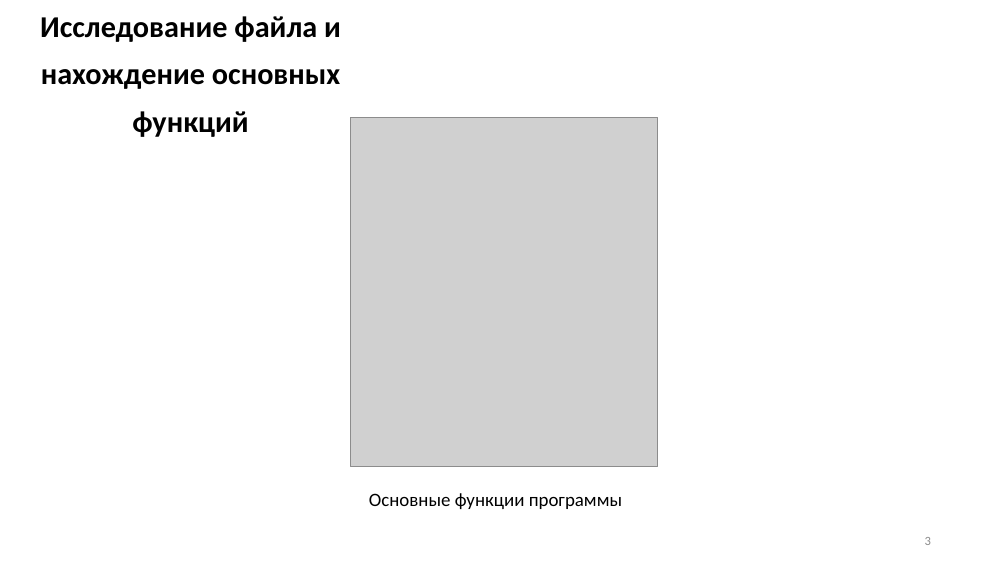
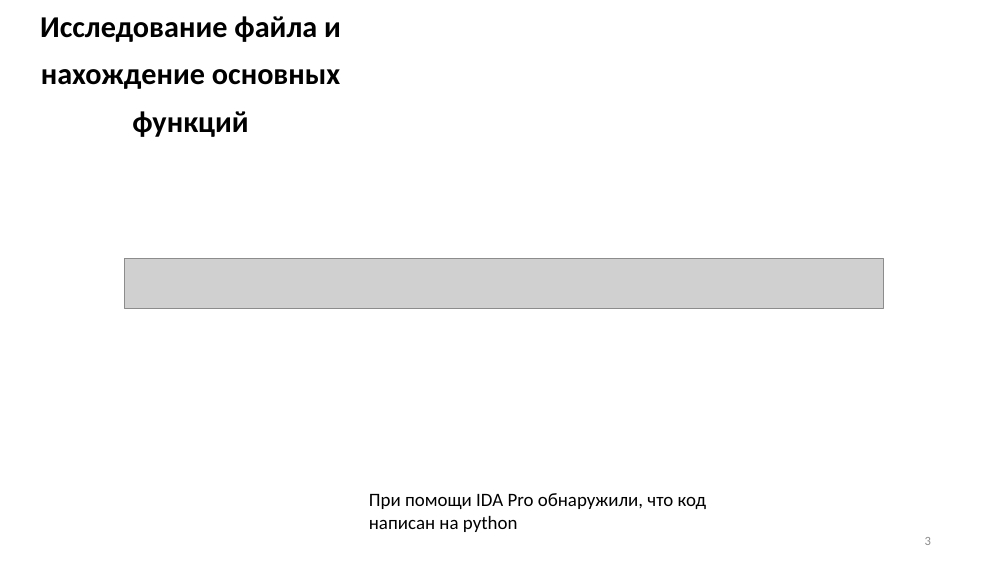
Before and after one commit to IgorKruchinin/Reverse_engineering, a slide deck: slide 3 of ЛР_5_Бикбавов_Кручинин.pptx. Drawn at 1008x567 pixels with LibreOffice and Linux fonts; fonts in the diff are those of the drawing; grey boxes stand for pictures. Boxes give left, top, right and bottom in pixels: in the first picture for what was removed or moved away, otherwise in the second. Text is boxed around its words. In the diff, an @@ line names an element or a change of style, - is before the commit and + after.

```diff
--- a/ЛР_5_Бикбавов_Кручинин.pptx
+++ b/ЛР_5_Бикбавов_Кручинин.pptx
@@ picture removed at (x1=351, y1=117, x2=658, y2=467) @@
@@ picture added at (x1=125, y1=259, x2=883, y2=309) @@
@@ text at (x1=369, y1=493, x2=706, y2=532): text changed @@
-Основные функции программы
+При помощи IDA Pro обнаружили, что код написан на python
```
Also in this commit, not shown: 2 other slides changed, 1 slide added, 5 slides removed.
